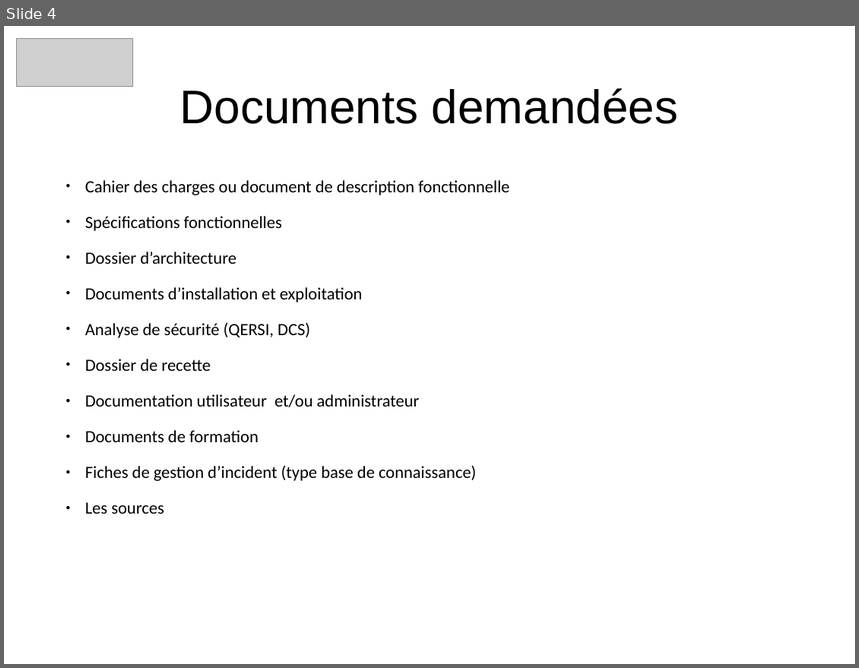
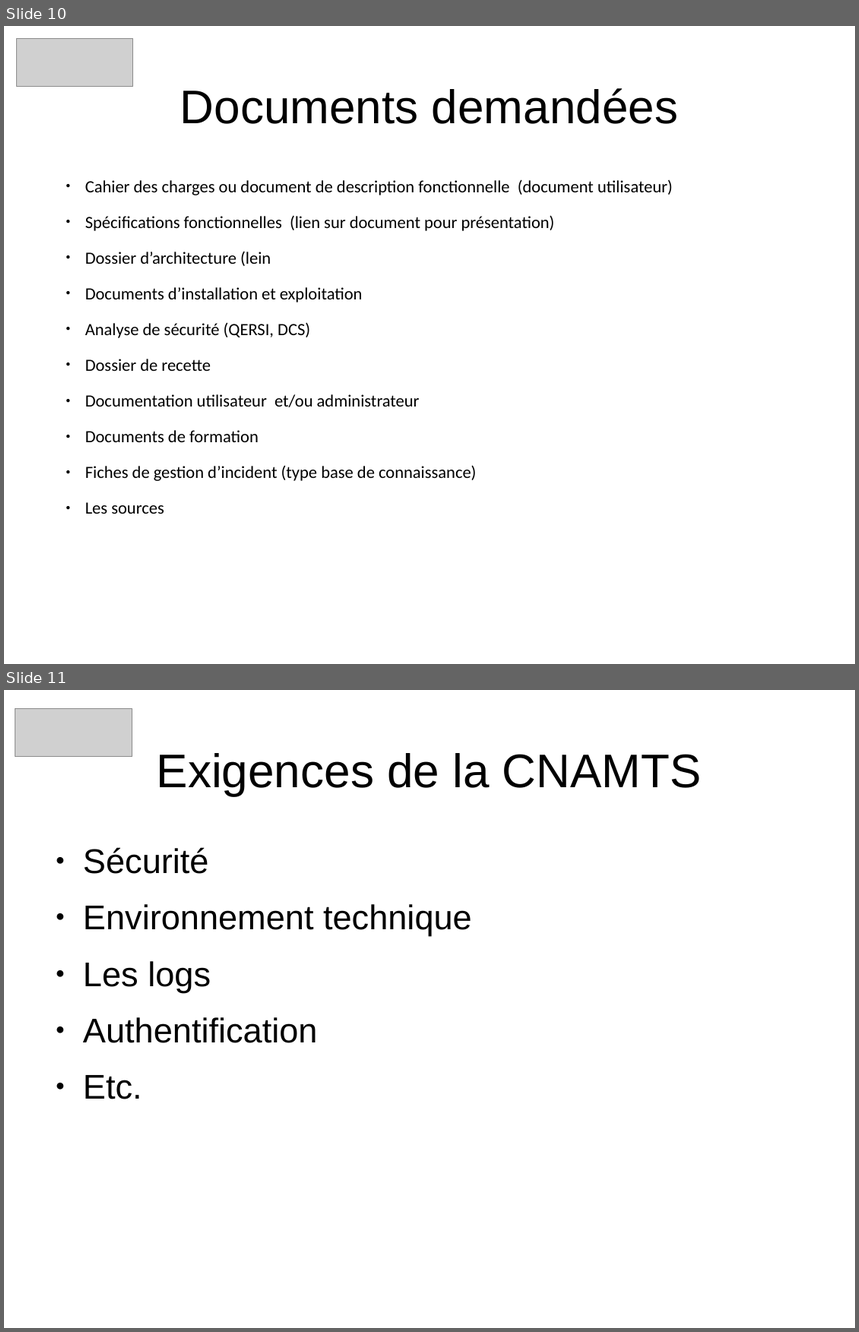
Before and after one commit to heylve/current, a slide deck: Rencontre_devs/pres_labellisation_10_2017.odp. Shown one above the other, each under a label of ours: slide 4 before the commit, slides 10 and 11 after it. The pictures are 859x668 and 859x1332 pixels, drawn with LibreOffice and Linux fonts; fonts in the diff are those of the drawing; grey boxes stand for pictures. Boxes give left, top, right and bottom in pixels: in the first picture for what was removed or moved away, otherwise in the second. Text is boxed around its words. In the diff, an @@ line names an element or a change of style, - is before the commit and + after.

```diff
--- a/Rencontre_devs/pres_labellisation_10_2017.odp
+++ b/Rencontre_devs/pres_labellisation_10_2017.odp
@@ slide 11 added at bbox=[4, 690, 855, 1328], background #FFFFFF @@
@@ picture added at bbox=[15, 708, 132, 756] @@
@@ title added at bbox=[157, 753, 702, 796], 44 pt, text #000000 @@
+Exigences de la CNAMTS
@@ text added at bbox=[83, 847, 472, 1100], 32 pt, text #000000 @@
+● Sécurité
+● Environnement technique
+● Les logs
+● Authentification
+● Etc.
@@ what was slide 4 is now slide 10 @@
@@ slide 10 changed as well @@
@@ text at bbox=[85, 180, 673, 266]: text changed @@
-● Cahier des charges ou document de description fonctionnelle
-● Spécifications fonctionnelles
-● Dossier d’architecture
+● Cahier des charges ou document de description fonctionnelle (document utilisateur)
+● Spécifications fonctionnelles (lien sur document pour présentation)
+● Dossier d’architecture (lein
```
Also in this commit, not shown: 2 other slides changed, 8 other slides added, 3 slides removed, 2 other files.
